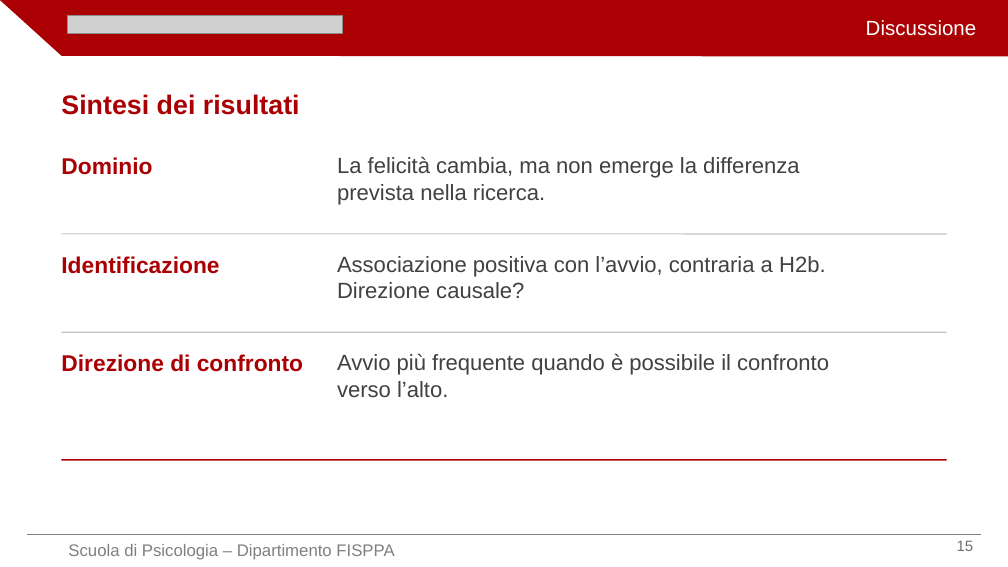
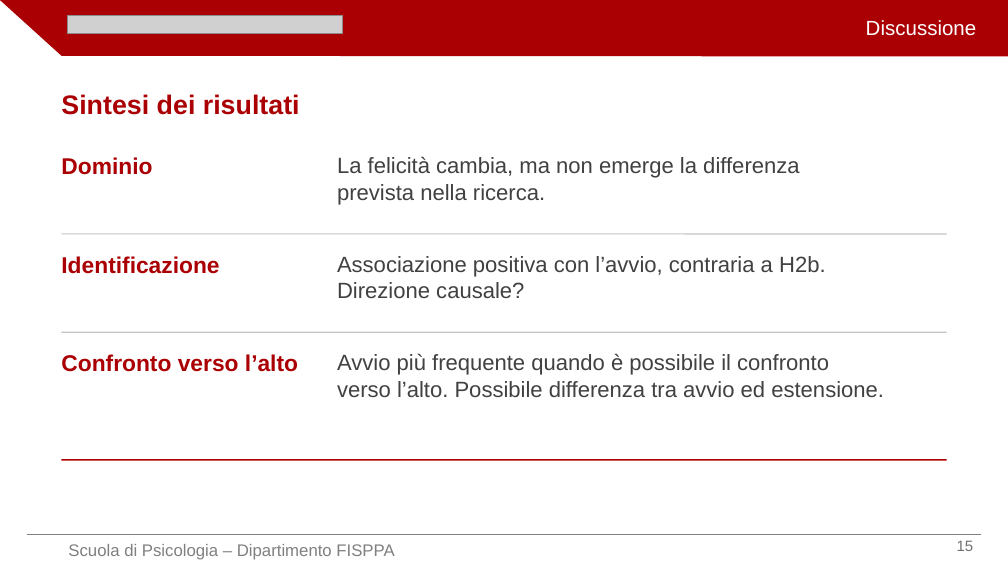
Before and after one commit to MicheleGarbelotto/SocialComparisonProject, a slide deck: slide 15 of defense-presentation/Michele_Garbelotto_Discussione.pptx. Drawn at 1008x567 pixels with LibreOffice and Linux fonts; fonts in the diff are those of the drawing; grey boxes stand for pictures. Boxes give left, top, right and bottom in pixels: in the first picture for what was removed or moved away, otherwise in the second. Text is boxed around its words. In the diff, an @@ line names an element or a change of style, - is before the commit and + after.

```diff
--- a/defense-presentation/Michele_Garbelotto_Discussione.pptx
+++ b/defense-presentation/Michele_Garbelotto_Discussione.pptx
@@ text at [61,354,298,372]: text changed @@
-Direzione di confronto
+Confronto verso l’alto
@@ text at [337,381,884,397]: text changed @@
-verso l’alto.
+verso l’alto. Possibile differenza tra avvio ed estensione.
```
Also in this commit, not shown: 1 other slide changed, 1 other file.
